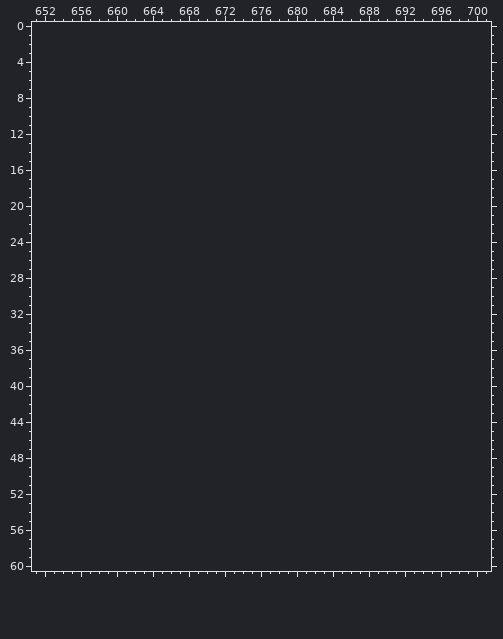
Edited in one commit: pixel-art file (assets/sources/ui/upgrade_icons_64.aseprite). Above, as it was before the edit.
640x128 pixels, 1 frame. Shown: x 651..701, y 0..60. The old version is drawn lined up with the new one, on the new canvas. The commit also changed other parts of the picture, which this record leaves out.
After:
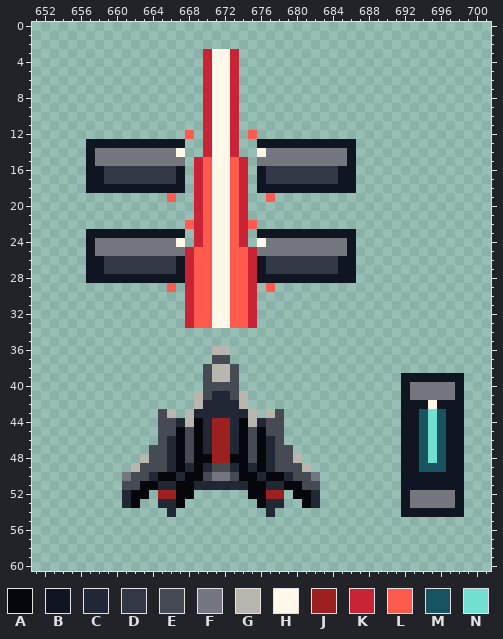
Palette (. is transparent): A #06070c  B #101522  C #222735  D #323846  E #464a52  F #74777d  G #b8b6ae  H #fff8e8  J #9c2020  K #c82436  L #ff5a4d  M #185460  N #72e0d1
The edit:
canvas 640x128 -> 896x128
Changed rows in their new state; - is an unchanged pixel.
first column x 657:
 3 -------------KHHK-------------------------
 4 -------------KHHK-------------------------
 5 -------------KHHK-------------------------
 6 -------------KHHK-------------------------
 7 -------------KHHK-------------------------
 8 -------------KHHK-------------------------
 9 -------------KHHK-------------------------
10 -------------KHHK-------------------------
11 -------------KHHK-------------------------
12 -----------L-KHHK-L-----------------------
13 BBBBBBBBBBB--KHHK--BBBBBBBBBBB------------
14 BFFFFFFFFFH--KHHK--HFFFFFFFFFB------------
15 BFFFFFFFFFF-KLHHLK-FFFFFFFFFFB------------
16 BBDDDDDDDDB-KLHHLK-BDDDDDDDDBB------------
17 BBDDDDDDDDB-KLHHLK-BDDDDDDDDBB------------
18 BBBBBBBBBBB-KLHHLK-BBBBBBBBBBB------------
19 ---------L--KLHHLK--L---------------------
20 ------------KLHHLK------------------------
21 ------------KLHHLK------------------------
22 -----------LKLHHLKL-----------------------
23 BBBBBBBBBBB-KLHHLK-BBBBBBBBBBB------------
24 BFFFFFFFFFH-KLHHLK-HFFFFFFFFFB------------
25 BFFFFFFFFFFKLLHHLLKFFFFFFFFFFB------------
26 BBDDDDDDDDBKLLHHLLKBDDDDDDDDBB------------
27 BBDDDDDDDDBKLLHHLLKBDDDDDDDDBB------------
28 BBBBBBBBBBBKLLHHLLKBBBBBBBBBBB------------
29 ---------L-KLLHHLLK-L---------------------
30 -----------KLLHHLLK-----------------------
31 -----------KLLHHLLK-----------------------
32 -----------KLLHHLLK-----------------------
33 -----------KLLHHLLK-----------------------
36 --------------GG--------------------------
37 --------------EE--------------------------
38 -------------EGGE-------------------------
39 -------------EGGE------------------BBBBBBB
40 -------------EEEE------------------BFFFFFB
41 ------------GECCEG-----------------BFFFFFB
42 ------------GCCCCG-----------------BBBHBBB
43 --------EG-GCCCCCCG-GE-------------BBMNMBB
44 --------EECGACJJCAGCEE-------------BBMNMBB
45 --------EEAEACJJCAEAEE-------------BBMNMBB
46 --------ECAEACJJCAEACE-------------BBMNMBB
47 -------EECAEACJJCAEACEE------------BBMNMBB
48 ------GEECAEAAJJAAEACEEG-----------BBMNMBB
49 -----GEEECACACEECACACEEEG----------BBMMMBB
50 ----FEECAACAAEFFEAACAACEEF---------BBBBBBB
51 ----EEAACCAACCCCCCAACCAAEE---------BBBBBBB
52 ----CAA-JJAA------AAJJ-AAC---------BFFFFFB
53 ----CA--CCA--------ACC--AC---------BFFFFFB
54 ---------C----------C--------------BBBBBBB
Boxes around the changes in both pictures, in picture pixels (x1, y1, x2, y2):
added: (86, 49, 356, 517)
added: (401, 373, 464, 517)
